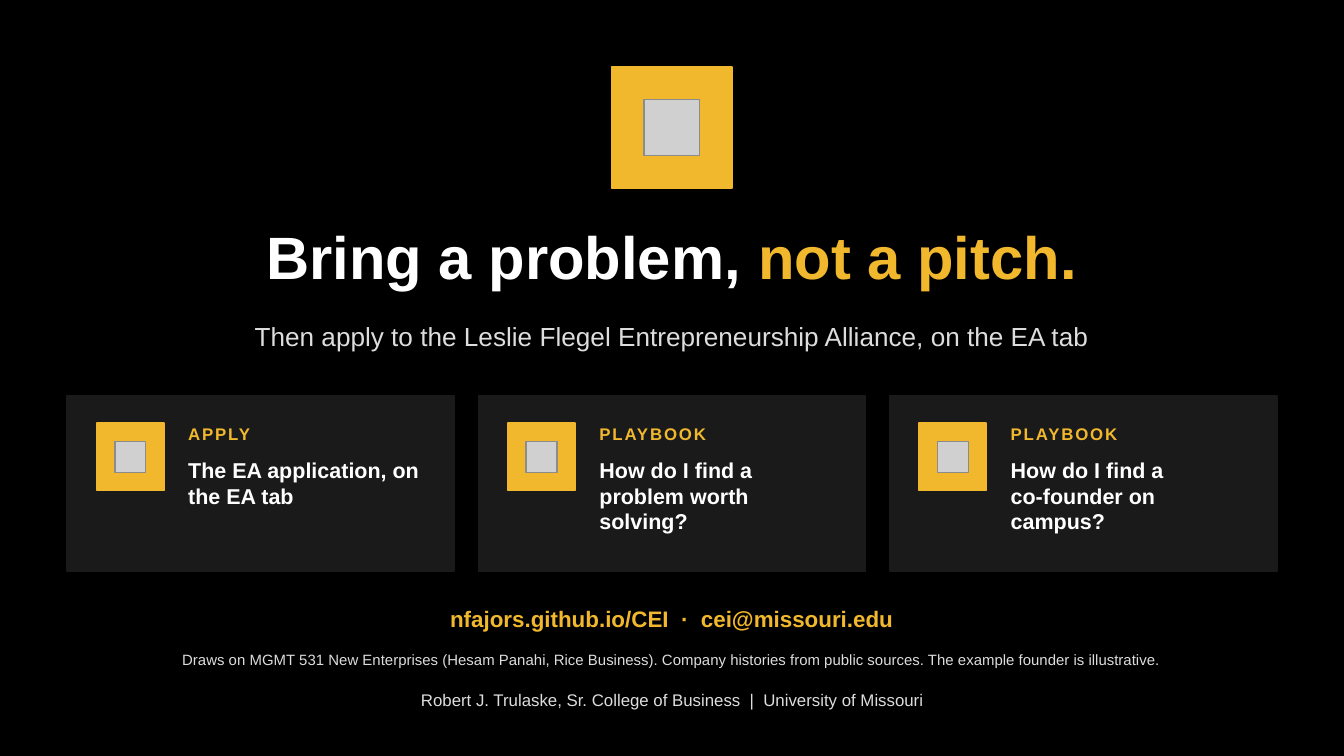
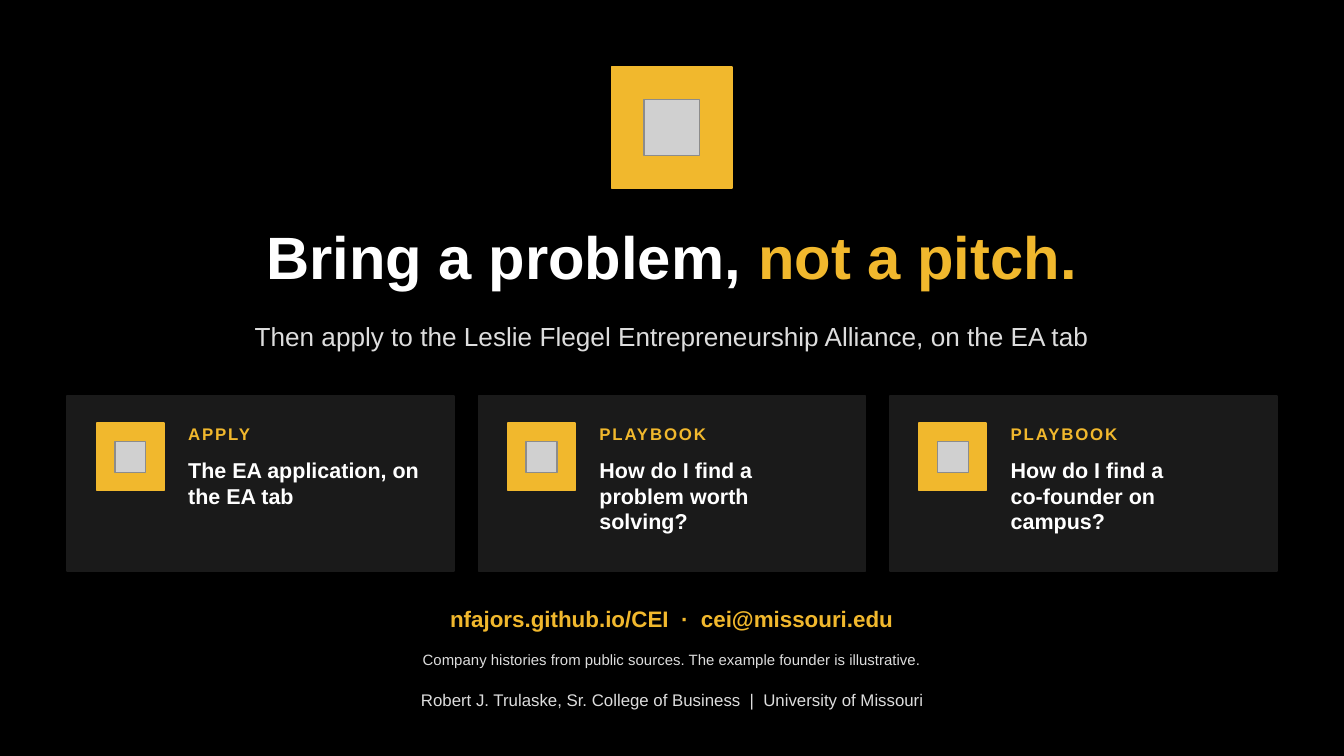
Before and after one commit to nfajors/CEI, a slide deck: slide 12 of assets/ea/ea-misc-find-a-problem-worth-solving.pptx. Drawn at 1344x756 pixels with LibreOffice and Linux fonts; fonts in the diff are those of the drawing; grey boxes stand for pictures. Boxes give left, top, right and bottom in pixels: in the first picture for what was removed or moved away, otherwise in the second. Text is boxed around its words. In the diff, an @@ line names an element or a change of style, - is before the commit and + after.

```diff
--- a/assets/ea/ea-misc-find-a-problem-worth-solving.pptx
+++ b/assets/ea/ea-misc-find-a-problem-worth-solving.pptx
@@ text at box(423, 654, 920, 668): text changed @@
-Draws on MGMT 531 New Enterprises (Hesam Panahi, Rice Business). Company histories from public sources. The example founder is illustrative.
+Company histories from public sources. The example founder is illustrative.
```
Also in this commit, not shown: 4 other files.
